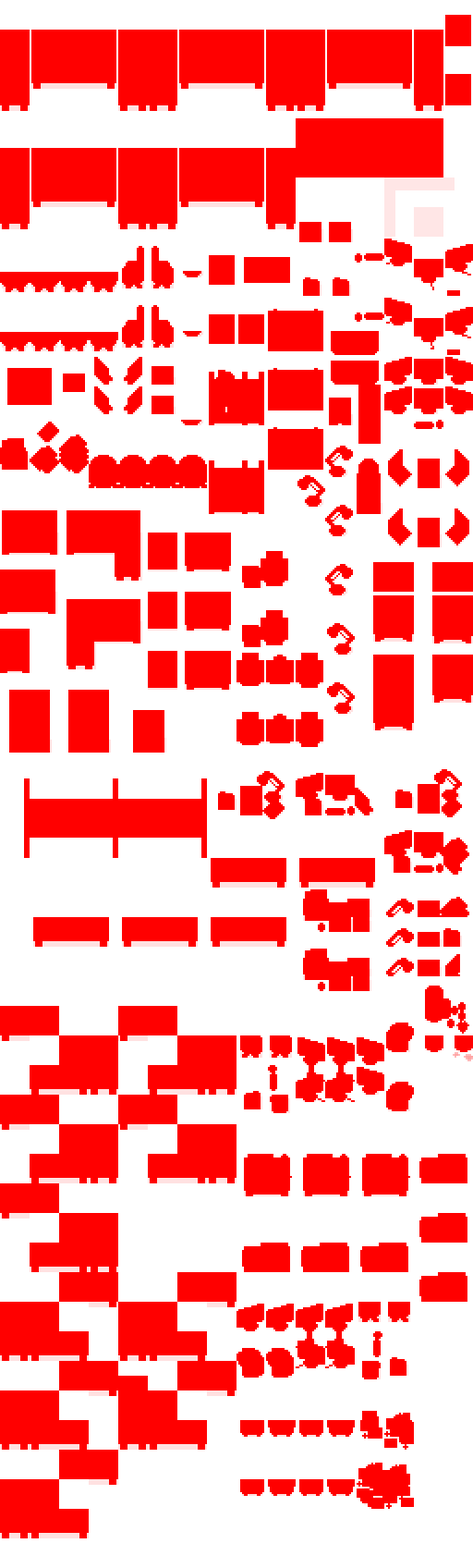
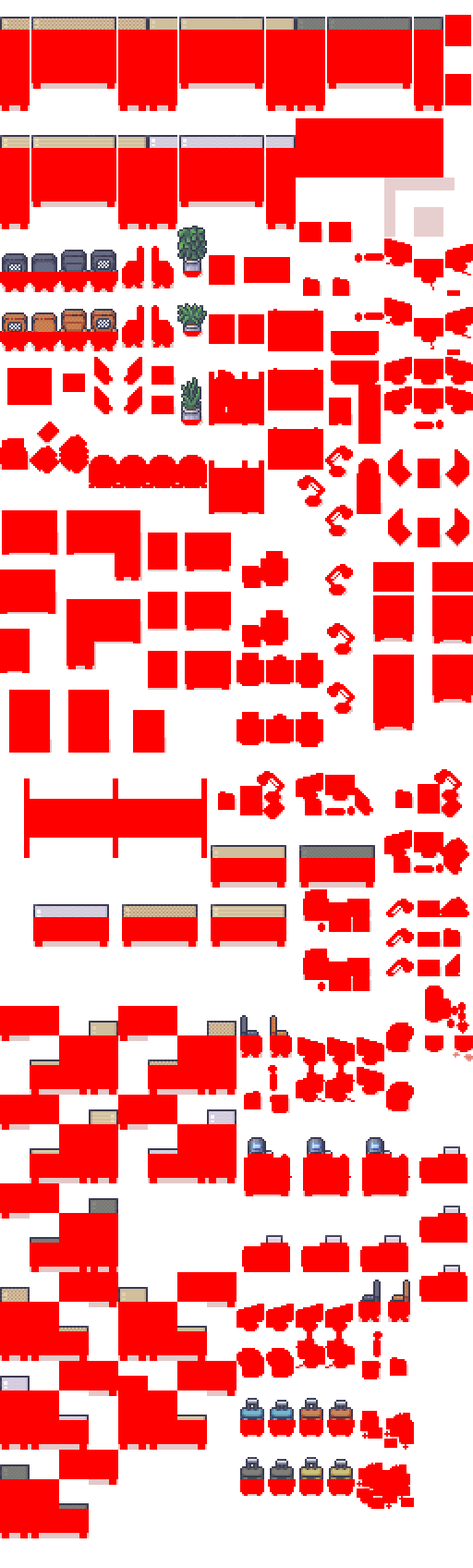
Revision of a layered 473×1568 image; what changed, layer by layer:
showed "Original" over box(0, 16, 473, 1539)
